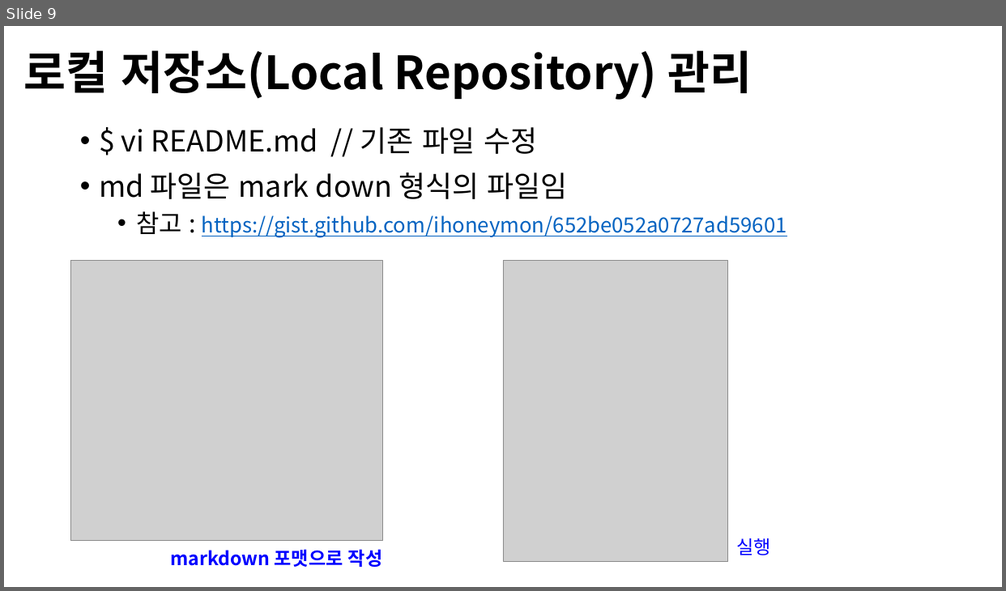
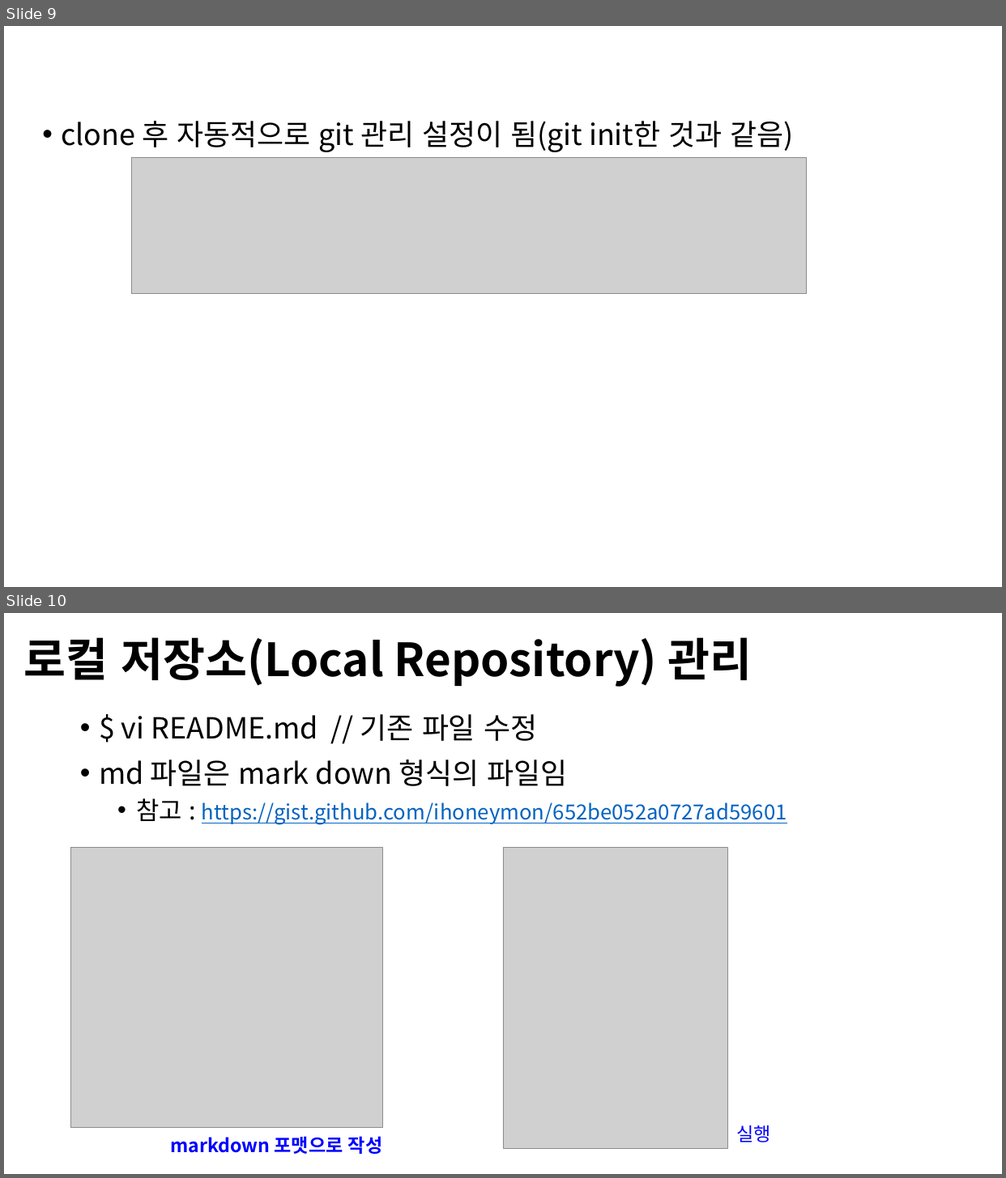
Before and after one commit to Open-Source-Programming/OpenSource-Lec, a slide deck: 09-Github.pptx. Shown one above the other, each under a label of ours: slide 9 before the commit, slides 9 and 10 after it. The pictures are 1006x591 and 1006x1178 pixels, drawn with LibreOffice and Linux fonts; fonts in the diff are those of the drawing; grey boxes stand for pictures; background and template pictures are left out. Boxes give left, top, right and bottom in pixels: in the first picture for what was removed or moved away, otherwise in the second. Text is boxed around its words. In the diff, an @@ line names an element or a change of style, - is before the commit and + after.

```diff
--- a/09-Github.pptx
+++ b/09-Github.pptx
@@ slide 9 added at (x1=4, y1=26, x2=1002, y2=587), background #FFFFFF @@
@@ text added at (x1=61, y1=121, x2=793, y2=152), 28 pt, text #000000 @@
+• clone 후 자동적으로 git 관리 설정이 됨(git init한 것과 같음)
@@ picture added at (x1=131, y1=158, x2=807, y2=294) @@
@@ what was slide 9 is now slide 10 @@
```
Also in this commit, not shown: 3 slides changed, 2 other slides added.
